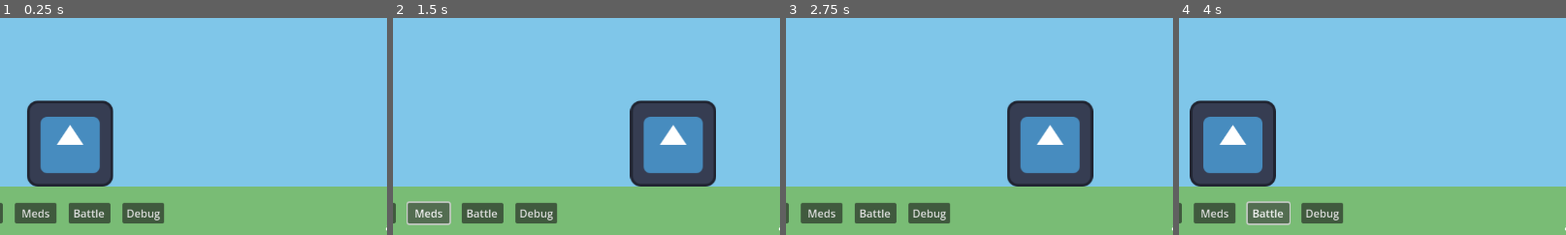
Above: before the commit, frames 1-4 (left to right).
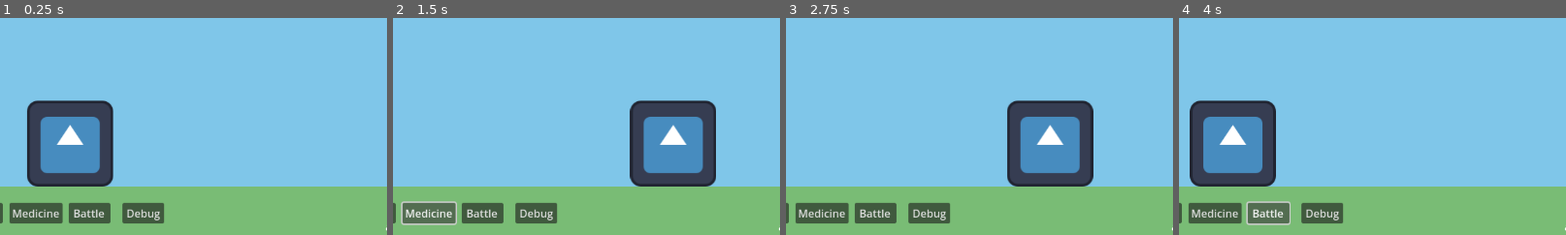
Above: after the commit, the same moments.

Repository: Adwardbear/Monster-Carer
Game: Godot game, scene res://Scenes/home.tscn
The game is run twice, just before and just after one commit, with the same random seed, the same clock (stepped at 60 frames per second) and the same inputs. The engine's default icon, where the game draws it, is replaced by a stand-in: a white triangle on a blue panel in a dark square.
Inputs (mouse positions are % of the whole screen's width and height, from its top left):
- Up to frame 1 (0.25 s): no input
- Up to frame 2 (1.5 s): click (50, 95) at 0.5 s, where only the run before the commit has a clickable "Meds"; click (50, 95) at 1.25 s, where only the run after the commit has a clickable "Medicine"
- Up to frame 3 (2.75 s): click "Feed" at 2 s
- Up to frame 4 (4 s): click "Toilet" at 2.75 s; click "Battle" at 3.5 s
The pictures show only the part of the screen within x 45-95%, y 50-100%; the shares and areas given below are measured in that part.

The runs differ from the first frame. In frame 1, 0.5% of the frame differs, in the area x 2-17%, y 85-95%; in frame 2, 0.7%, in the area x 2-17%, y 84-96%; in frame 3, 0.5%; in frame 4, 0.5%.

Commit message:
alpha 3
+food limits
+sickness (overfull)
+medicine
+fix toilet icon

Diff:
--- a/Scenes/game_systems.tscn
+++ b/Scenes/game_systems.tscn
@@ -13,9 +13,10 @@
 unique_name_in_owner = true
 wait_time = 5000.0
 
-[node name="SickTimer" type="Timer" parent="."]
-unique_name_in_owner = true
-
 [node name="ToiletTimer" type="Timer" parent="."]
 unique_name_in_owner = true
 wait_time = 300.0
+
+[node name="SickTimer" type="Timer" parent="."]
+unique_name_in_owner = true
+wait_time = 500.0
--- a/Scenes/monster.tscn
+++ b/Scenes/monster.tscn
@@ -17,12 +17,18 @@
 
 [node name="Hunger" type="Sprite2D" parent="."]
 visible = false
-position = Vector2(-40, -88)
+position = Vector2(-48, -88)
 scale = Vector2(0.375, 0.375)
 texture = ExtResource("1_s3gyj")
 
 [node name="Toilet" type="Sprite2D" parent="."]
 visible = false
-position = Vector2(40, -88)
+position = Vector2(48, -88)
 scale = Vector2(0.375, 0.375)
 texture = ExtResource("1_s3gyj")
+
+[node name="Sickness" type="Sprite2D" parent="."]
+visible = false
+position = Vector2(0, -88)
+scale = Vector2(0.35937515, 0.35937512)
+texture = ExtResource("1_s3gyj")
--- a/Scenes/ui.tscn
+++ b/Scenes/ui.tscn
@@ -20,12 +20,12 @@
 offset_bottom = 31.0
 text = "Toilet"
 
-[node name="Button3" type="Button" parent="."]
+[node name="Medicine" type="Button" parent="."]
 layout_mode = 0
-offset_left = 160.0
-offset_right = 222.0
+offset_left = 152.0
+offset_right = 231.0
 offset_bottom = 31.0
-text = "Meds"
+text = "Medicine"
 
 [node name="Button4" type="Button" parent="."]
 layout_mode = 0
--- a/Scripts/debug.gd
+++ b/Scripts/debug.gd
@@ -7,7 +7,7 @@
 
 func _update():
 	$Age.text = "Age: " + str(%"Game Systems".age)
-	$Hunger.text = "Food: " + str(%"Game Systems".hunger)
+	$Hunger.text = "Hunger: " + str(%"Game Systems".hunger)
 	$Toilet.text = "Toilet: " + str(%"Game Systems".toilet)
-	#$Sick.text = str("Sick: " + %"Game Systems".sick)
+	$Sick.text = "Sickness: " + str(%"Game Systems".isSick)
 	$CareMistakes.text = "Care Mistakes: " + str(%"Game Systems".careMistakes)
--- a/Scripts/game_systems.gd
+++ b/Scripts/game_systems.gd
@@ -1,30 +1,48 @@
 extends Node2D
 
 var age: int = 0
-var hunger: int = 0
-var toilet: int = 0
-var sick: bool = false
+var hunger: int = 0 #3 max
+var toilet: int = 0 #5 triggers toilet
+var isSick: bool = false
 var careMistakes: int = 0
 
 signal uiUpdate
 signal hungerAlert
 signal toiletAlert
+signal sickAlert
 
 func _ready() -> void:
 	print("Game Systems loading...")
 	%UI.feedButton.connect(_feed)
 	%UI.toiletButton.connect(_poo)
+	%UI.medicineButton.connect(_medicine)
 	%HungerTimer.connect("timeout", _hunger_timeout)
 	%AgeTimer.connect("timeout", _age_timeout)
 	%ToiletTimer.connect("timeout", _toilet_timeout)
+	%SickTimer.connect("timeout", _sick_timeout)
 	%ToiletTimer.one_shot = true
+	%SickTimer.one_shot = true
 	%HungerTimer.start()
 	%AgeTimer.start()
 	print("Game Systems loaded.")
 
 func _feed():
-	hunger = 0
+	#restart timer
+	%HungerTimer.stop()
+	%HungerTimer.start()
+
+	#overfed limit
+	if hunger > -5:
+		hunger -= 1
 	toilet += 1
+
+	if hunger < -2:
+		careMistakes += 1
+		if !isSick:
+			isSick = true
+			%SickTimer.start()
+			sickAlert.emit(isSick)
+
 
 	if toilet == 5:
 		toiletAlert.emit(toilet)
@@ -37,7 +55,9 @@
 	hungerAlert.emit(hunger)
 
 func _hunger_timeout():
-	hunger += 1
+	#starving limit
+	if hunger < 10:
+		hunger += 1
 
 	if hunger == 4:
 		careMistakes += 1
@@ -55,6 +75,7 @@
 func _poo():
 	toilet = 0
 	%ToiletTimer.stop()
+	toiletAlert.emit(toilet)
 	uiUpdate.emit()
 
 func _toilet_timeout():
@@ -62,3 +83,14 @@
 	careMistakes += 1
 	uiUpdate.emit()
 	toiletAlert.emit(toilet)
+
+func _medicine():
+	%SickTimer.stop()
+	isSick = false
+	uiUpdate.emit()
+	sickAlert.emit(isSick)
+
+func _sick_timeout():
+	careMistakes += 5
+	%SickTimer.start()
+	uiUpdate.emit()
--- a/Scripts/monster.gd
+++ b/Scripts/monster.gd
@@ -19,6 +19,7 @@
 	print("Monster loading...")
 	%"Game Systems".hungerAlert.connect(_hungerIcon)
 	%"Game Systems".toiletAlert.connect(_toiletIcon)
+	%"Game Systems".sickAlert.connect(_sickIcon)
 
 	walkTimer = randf_range(walkTimeMin, walkTimeMax)
 	jumpTimer = randf_range(jumpCooldownMin, jumpCooldownMax)
@@ -41,6 +42,12 @@
 	else:
 		$Toilet.hide()
 
+func _sickIcon(isSick):
+	if isSick:
+		$Sickness.show()
+	else:
+		$Sickness.hide()
+
 func _physics_process(delta):
 	velocity.y += gravity * delta
 
--- a/Scripts/ui.gd
+++ b/Scripts/ui.gd
@@ -2,11 +2,13 @@
 
 signal feedButton
 signal toiletButton
+signal medicineButton
 
 func _ready() -> void:
 	print("UI loading...")
 	$Feed.connect("pressed", _feed_pressed)
 	$Toilet.connect("pressed", _toilet_pressed)
+	$Medicine.connect("pressed", _medicine_pressed)
 	$Debug.connect("pressed", _debug_pressed)
 	print("UI Loaded.")
 
@@ -18,6 +20,9 @@
 func _toilet_pressed():
 	toiletButton.emit()
 
+func _medicine_pressed():
+	medicineButton.emit()
+
 func _debug_pressed():
 	if %Debug.visible == false:
 		%Debug.visible = true
